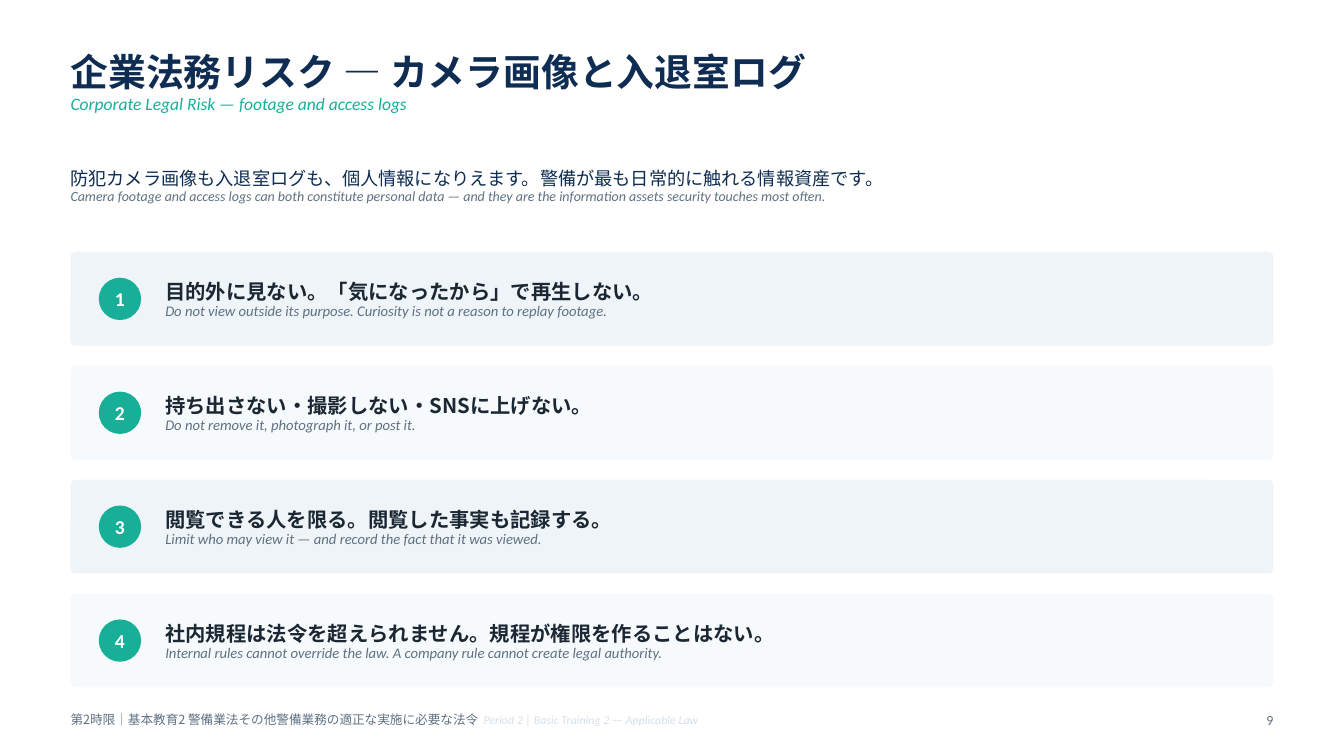
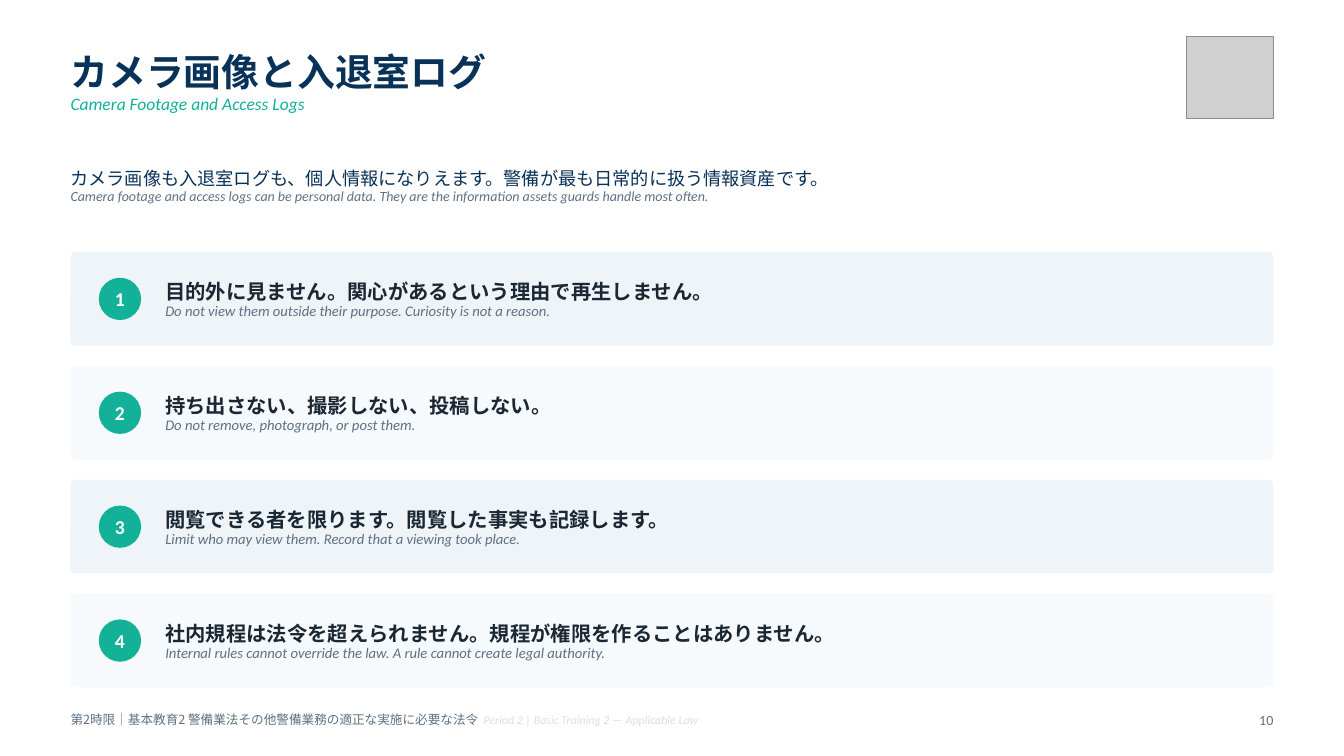
Before and after one commit to hrsmhiroshi-cpu/Training-, a slide deck: slide 10 of decks/02_2限_法令.pptx (slide 9 before the commit). Drawn at 1344x756 pixels with LibreOffice and Linux fonts; fonts in the diff are those of the drawing; grey boxes stand for pictures. Boxes give left, top, right and bottom in pixels: in the first picture for what was removed or moved away, otherwise in the second. Text is boxed around its words. In the diff, an @@ line names an element or a change of style, - is before the commit and + after.

```diff
--- a/decks/02_2限_法令.pptx
+++ b/decks/02_2限_法令.pptx
@@ text at (x1=71, y1=53, x2=487, y2=113): text changed; text colour #17AF98 to #12B198 @@
-企業法務リスク ― カメラ画像と入退室ログ
-Corporate Legal Risk — footage and access logs
+カメラ画像と入退室ログ
+Camera Footage and Access Logs
@@ picture added at (x1=1187, y1=36, x2=1273, y2=118) @@
@@ text at (x1=71, y1=169, x2=829, y2=204): text changed @@
-防犯カメラ画像も入退室ログも、個人情報になりえます。警備が最も日常的に触れる情報資産です。
-Camera footage and access logs can both constitute personal data — and they are the information assets security touches most often.
+カメラ画像も入退室ログも、個人情報になりえます。警備が最も日常的に扱う情報資産です。
+Camera footage and access logs can be personal data. They are the information assets guards handle most often.
@@ text at (x1=165, y1=281, x2=713, y2=319): text changed @@
-目的外に見ない。「気になったから」で再生しない。
-Do not view outside its purpose. Curiosity is not a reason to replay footage.
+目的外に見ません。関心があるという理由で再生しません。
+Do not view them outside their purpose. Curiosity is not a reason.
@@ text at (x1=165, y1=395, x2=551, y2=433): text changed @@
-持ち出さない・撮影しない・SNSに上げない。
-Do not remove it, photograph it, or post it.
+持ち出さない、撮影しない、投稿しない。
+Do not remove, photograph, or post them.
@@ text at (x1=165, y1=509, x2=669, y2=547): text changed @@
-閲覧できる人を限る。閲覧した事実も記録する。
-Limit who may view it — and record the fact that it was viewed.
+閲覧できる者を限ります。閲覧した事実も記録します。
+Limit who may view them. Record that a viewing took place.
@@ text at (x1=165, y1=623, x2=835, y2=661): text changed @@
-社内規程は法令を超えられません。規程が権限を作ることはない。
-Internal rules cannot override the law. A company rule cannot create legal authority.
+社内規程は法令を超えられません。規程が権限を作ることはありません。
+Internal rules cannot override the law. A rule cannot create legal authority.
@@ text at (x1=1259, y1=716, x2=1273, y2=725): text changed @@
-9
+10
```
Also in this commit, not shown: 10 other slides changed, 1 slide added, 16 other files.
